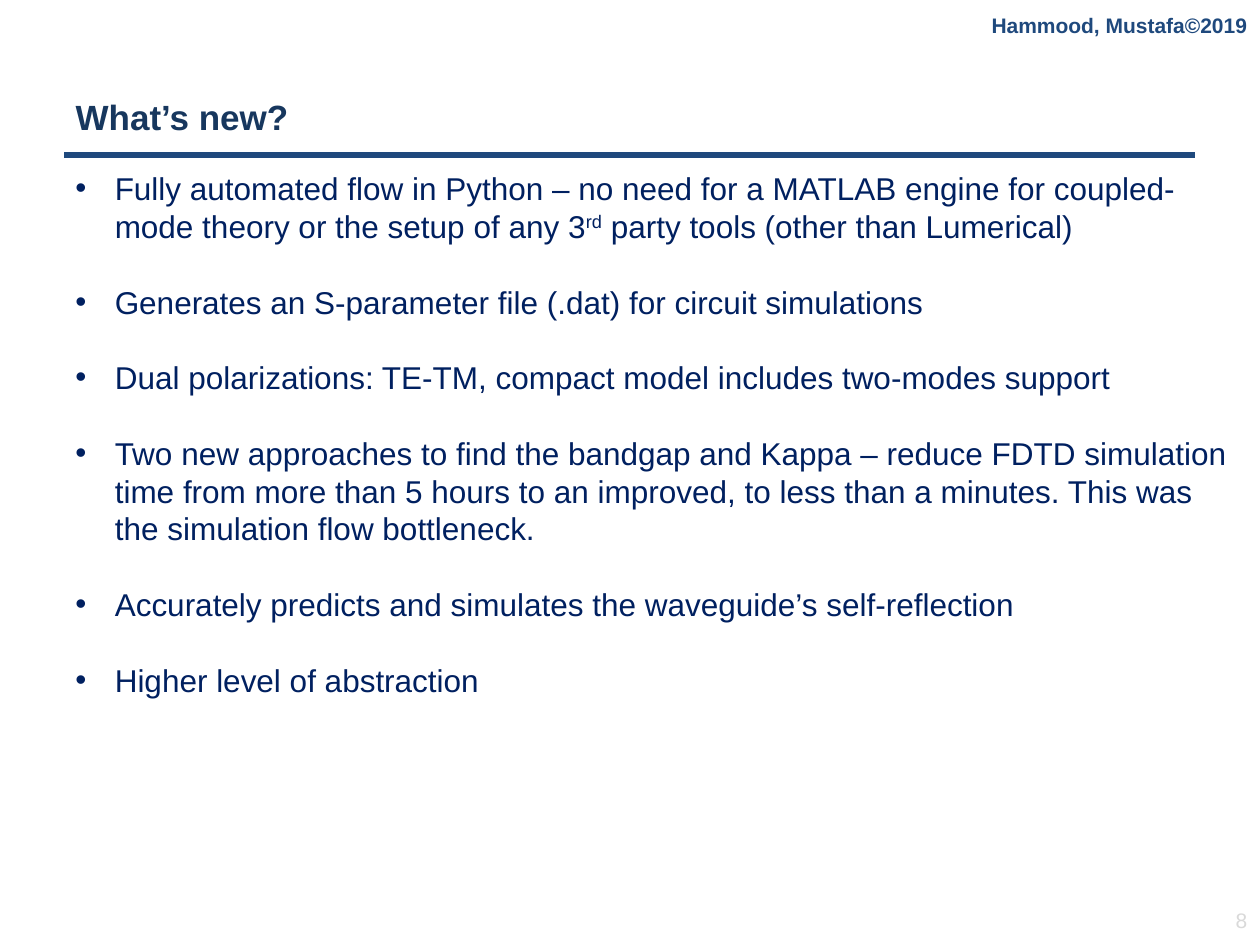
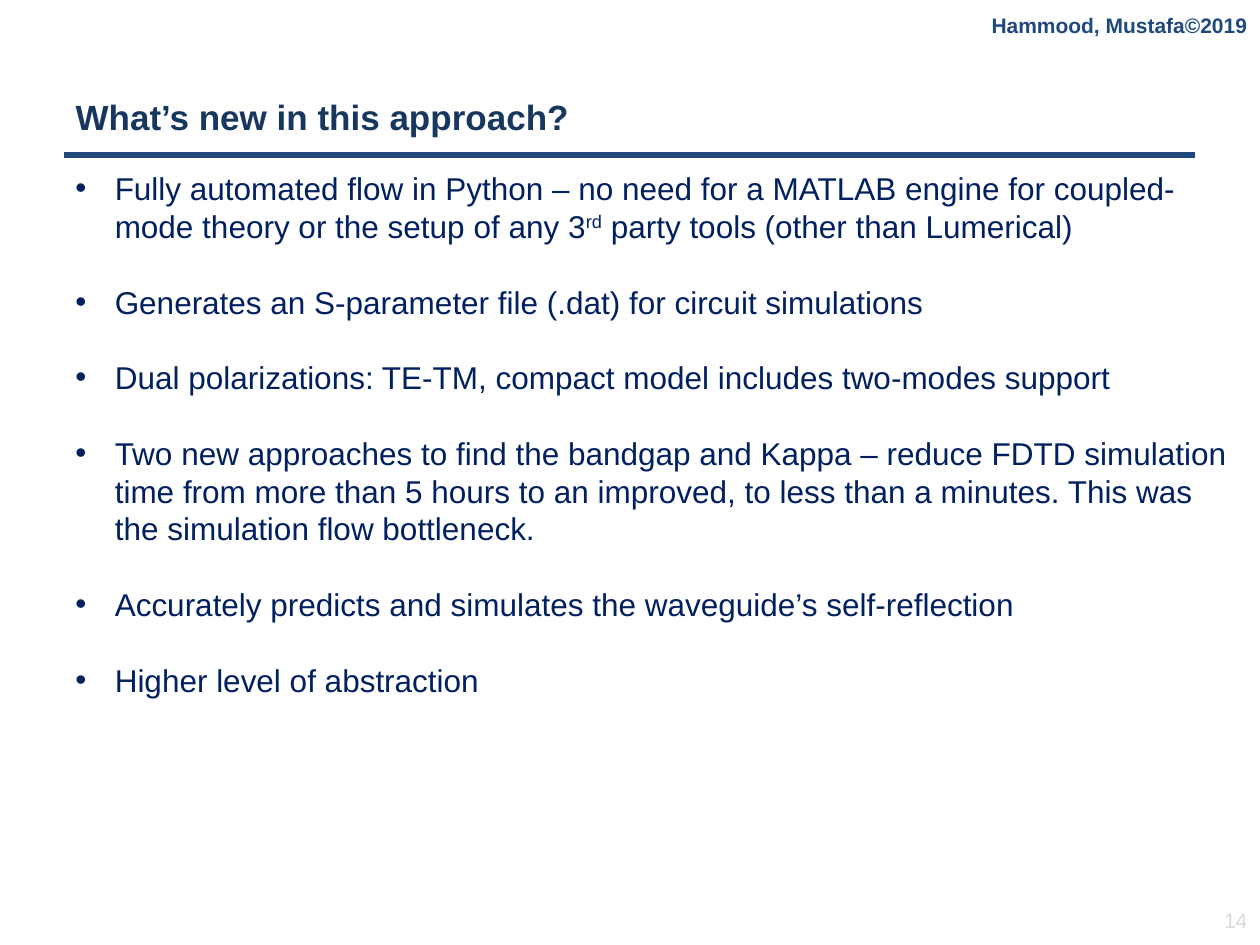
Before and after one commit to mustafacc/SiEPIC_Photonics_Package, a slide deck: slide 14 of SiEPIC_Photonics_Package/solvers_simulators/contraDC/Documentation/contraDC_Simulator.pptx (slide 8 before the commit). Drawn at 1260x945 pixels with LibreOffice and Linux fonts; fonts in the diff are those of the drawing; background and template pictures are left out. Boxes give left, top, right and bottom in pixels: in the first picture for what was removed or moved away, otherwise in the second. Text is boxed around its words. In the diff, an @@ line names an element or a change of style, - is before the commit and + after.

```diff
--- a/SiEPIC_Photonics_Package/solvers_simulators/contraDC/Documentation/contraDC_Simulator.pptx
+++ b/SiEPIC_Photonics_Package/solvers_simulators/contraDC/Documentation/contraDC_Simulator.pptx
@@ title at [76,104,569,137]: text changed @@
-What’s new?
+What’s new in this approach?
@@ page number at [1224,909,1247,932]: text changed @@
-8
+14
```
Also in this commit, not shown: 5 other slides changed, 6 slides added, 2 other files.
